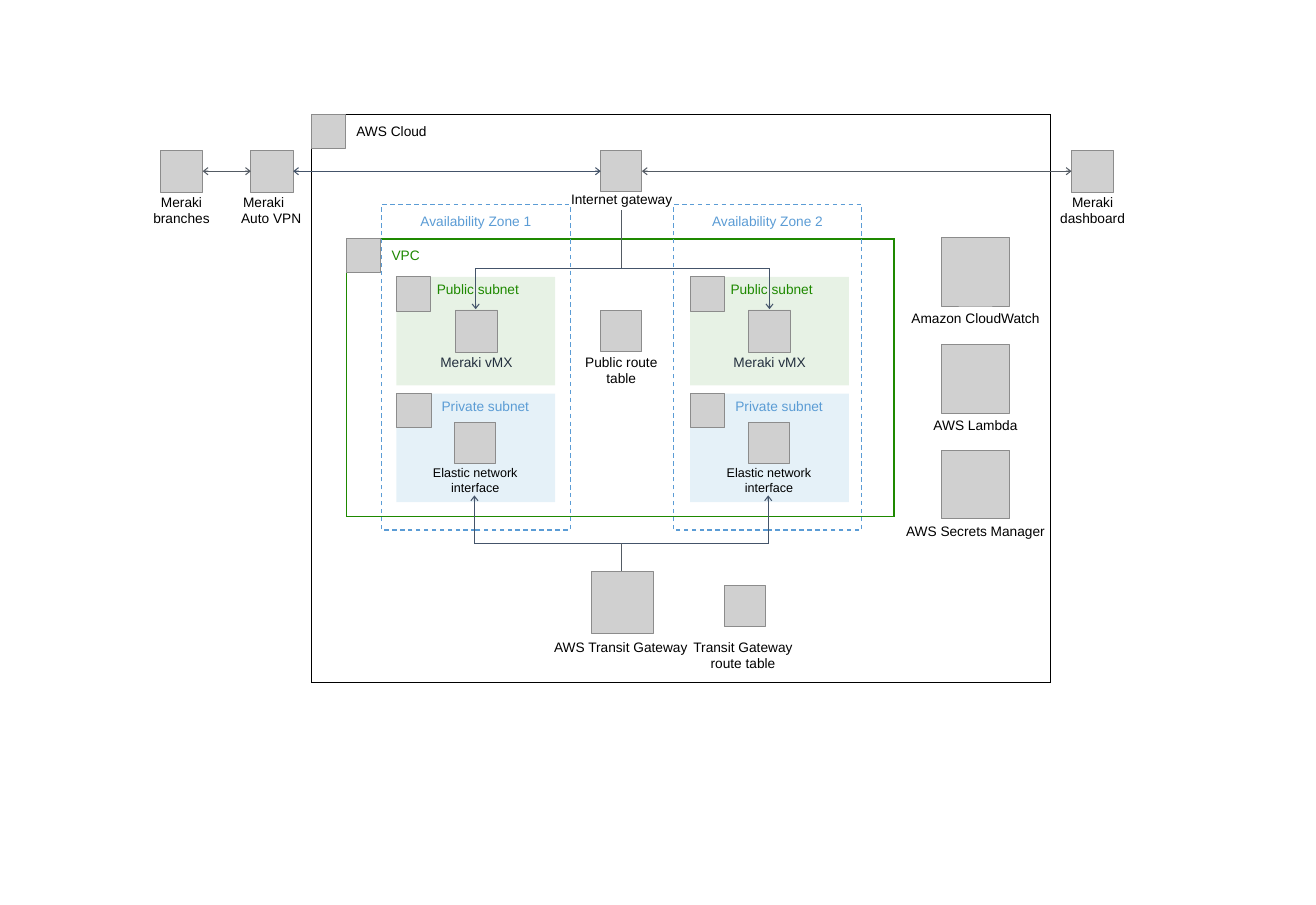
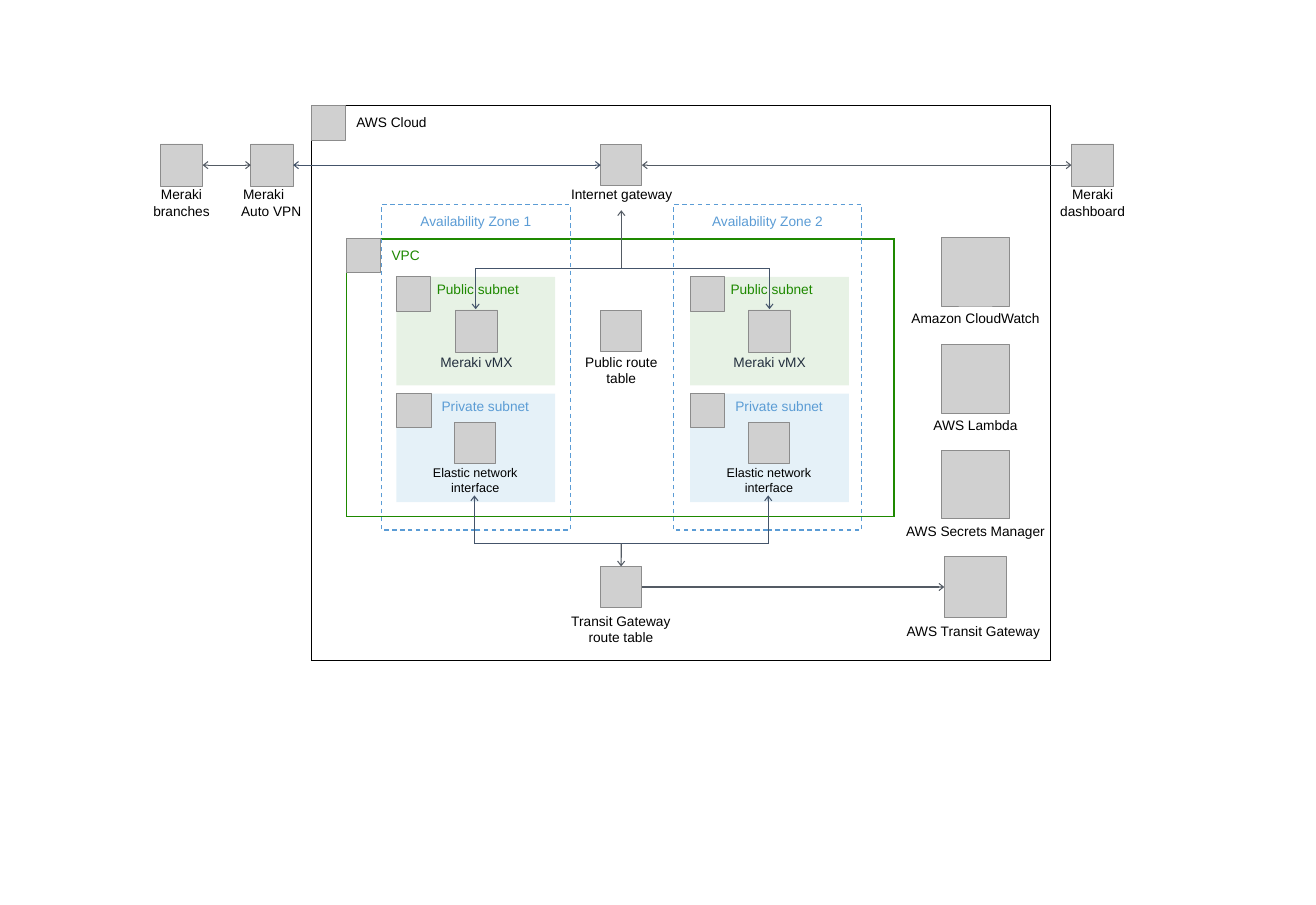
Before and after one commit to aws-quickstart/quickstart-cisco-meraki-sd-wan-vmx, a slide deck: slide 3 of docs/images/cisco-meraki-sd-wan-vmx-architecture-diagram.pptx. Drawn at 1316x905 pixels with LibreOffice and Linux fonts; fonts in the diff are those of the drawing; grey boxes stand for pictures. Boxes give left, top, right and bottom in pixels: in the first picture for what was removed or moved away, otherwise in the second. Text is boxed around its words. In the diff, an @@ line names an element or a change of style, - is before the commit and + after.

```diff
--- a/docs/images/cisco-meraki-sd-wan-vmx-architecture-diagram.pptx
+++ b/docs/images/cisco-meraki-sd-wan-vmx-architecture-diagram.pptx
@@ picture: place and size @@
-picture at [311, 114, 345, 149]
+picture at [311, 106, 345, 141]
@@ rectangle "AWS Cloud": place and size @@
-rectangle "AWS Cloud" at [311, 114, 1050, 683]
+rectangle "AWS Cloud" at [311, 106, 1050, 660]
@@ 4 pictures, 4 texts, 3 double arrows: place and size @@
-4 pictures, 4 texts, 3 double arrows at [153, 150, 1125, 223]
+4 pictures, 4 texts, 3 double arrows at [153, 144, 1125, 216]
@@ line (621, 268) - (621, 211): line to arrow @@
@@ picture: place and size @@
-picture at [724, 586, 765, 627]
+picture at [600, 566, 642, 607]
@@ line moved from (621, 544) - (621, 571) to (621, 544) - (621, 566) @@
@@ line (621, 544) - (621, 566): line to arrow @@
@@ picture: place and size @@
-picture at [592, 572, 654, 633]
+picture at [944, 556, 1006, 618]
@@ arrow added from (642, 586) to (944, 586), #545B64 1 pt @@
@@ text "Transit Gateway route table": place and size @@
-text "Transit Gateway route table" at [693, 642, 792, 668]
+text "Transit Gateway route table" at [571, 616, 670, 642]
@@ text "AWS Transit Gateway": place and size @@
-text "AWS Transit Gateway" at [554, 642, 687, 655]
+text "AWS Transit Gateway" at [907, 626, 1040, 639]
```
Also in this commit, not shown: 1 slide added, 2 other files.
